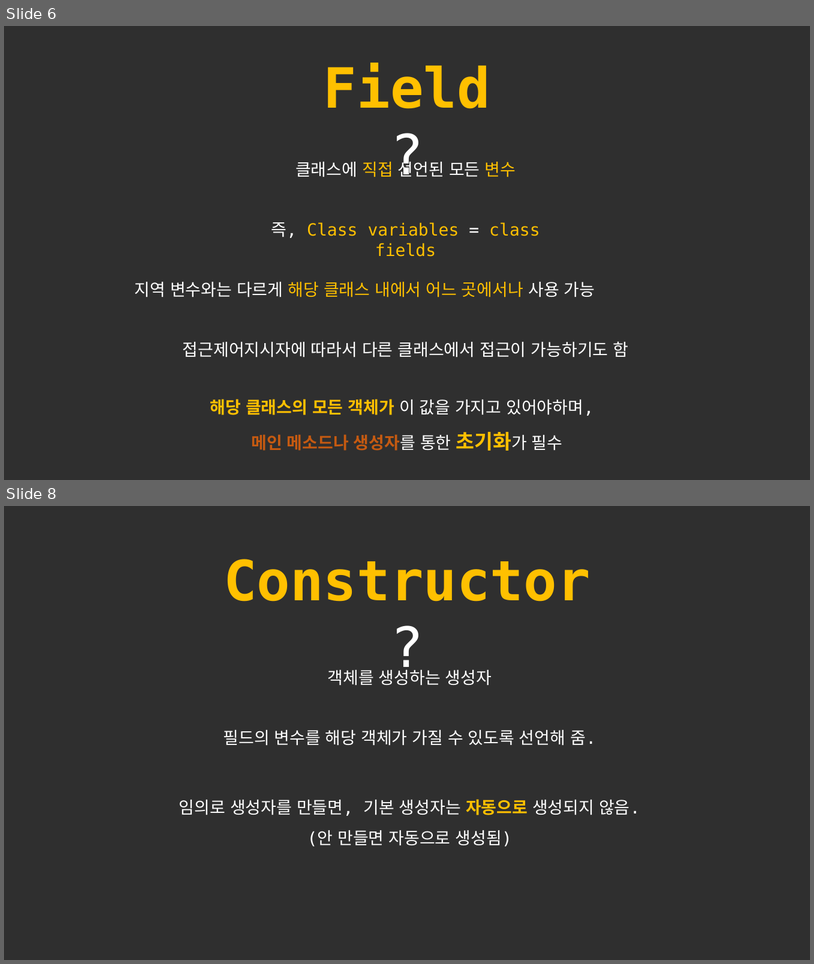
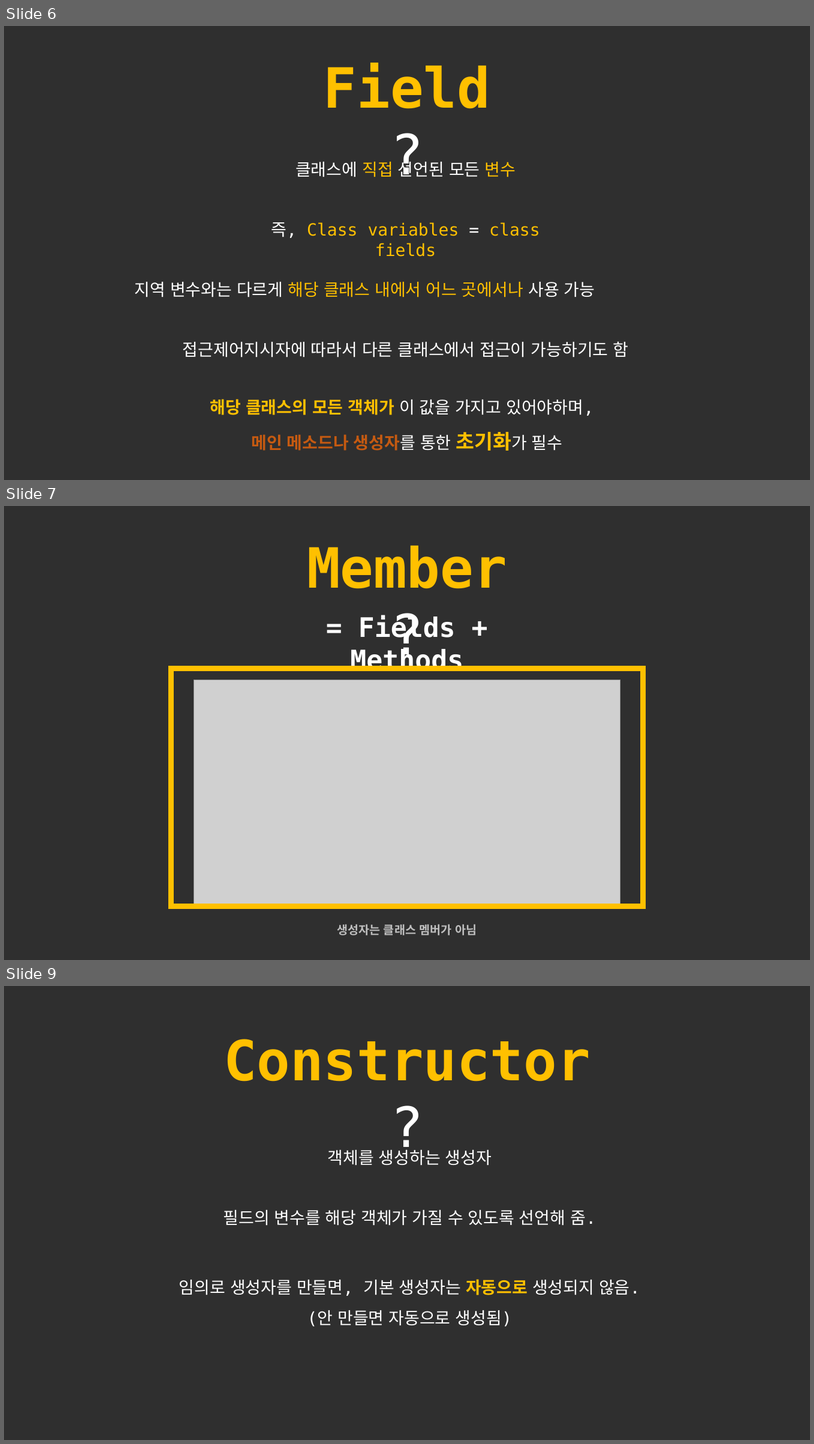
Before and after one commit to forwdevel/Full-Stack, a slide deck: 객체이론정리_1.pptx. Shown one above the other, each under a label of ours: slides 6 and 8 before the commit, slides 6, 7 and 9 after it; the slides between them are not shown. The pictures are 814x964 and 814x1444 pixels, drawn with LibreOffice and Linux fonts; fonts in the diff are those of the drawing; grey boxes stand for pictures. Boxes give left, top, right and bottom in pixels: in the first picture for what was removed or moved away, otherwise in the second. Text is boxed around its words. In the diff, an @@ line names an element or a change of style, - is before the commit and + after.

```diff
--- a/객체이론정리_1.pptx
+++ b/객체이론정리_1.pptx
@@ slide 7 added at [4, 506, 810, 960], background #2F2F2F @@
@@ text added at [307, 545, 507, 589], 66 pt, text #FFC000, bold @@
+Member?
@@ text added at [350, 615, 464, 671], 32 pt, text #FFFFFF, bold @@
+= Fields + Methods
@@ rectangle added at [171, 669, 644, 906], outline #FFC000 6 pt @@
@@ picture added at [194, 679, 621, 906] @@
@@ text added at [337, 924, 477, 935], 14 pt, text #BFBFBF, bold @@
+생성자는 클래스 멤버가 아님
@@ what was slide 8 is now slide 9 @@
```
Also in this commit, not shown: 6 slides changed, 1 other file.
